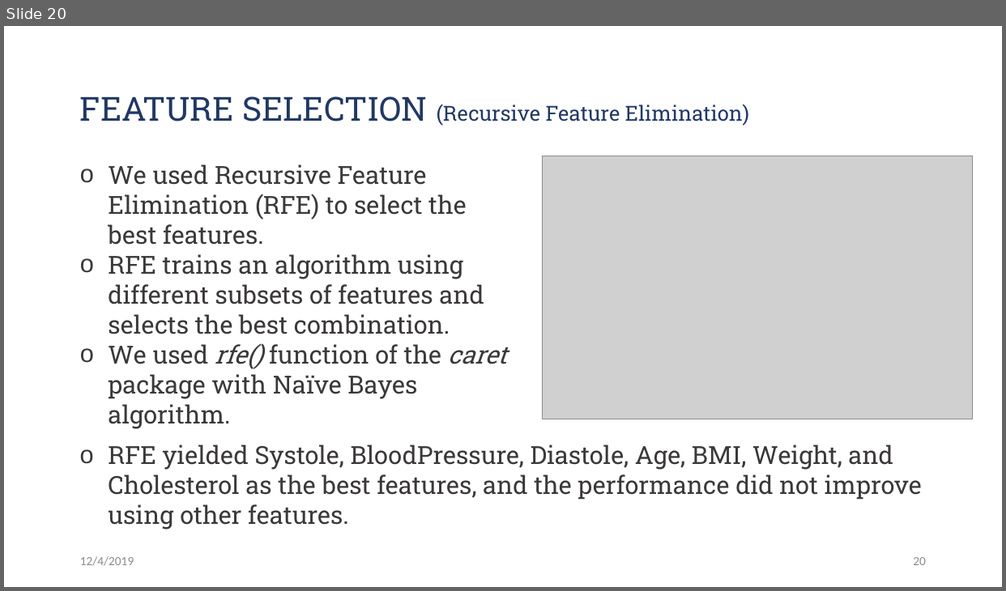
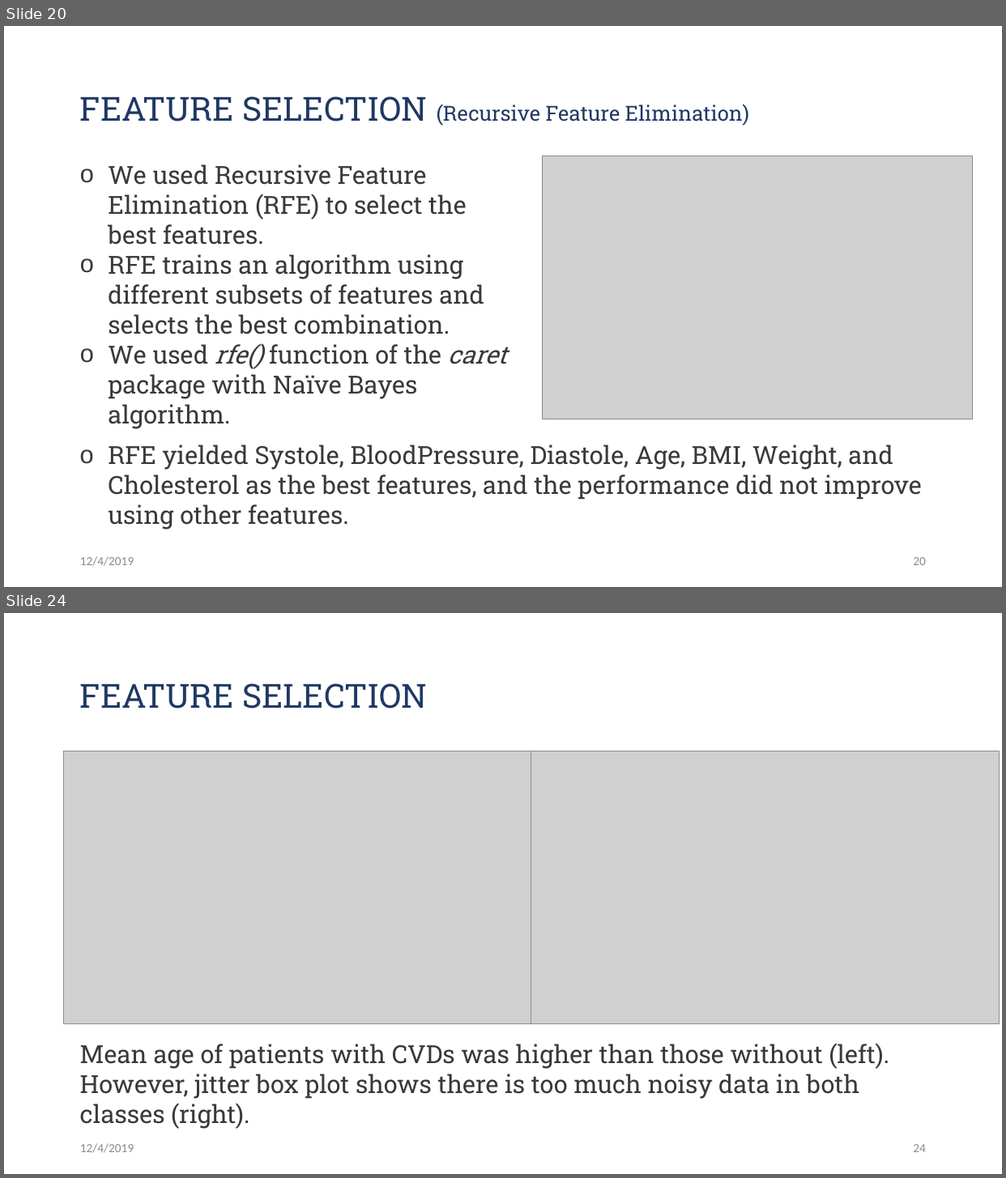
Before and after one commit to Jwen-pg/cds501-predicting-heart-disease, a slide deck: presentation.pptx. Shown one above the other, each under a label of ours: slide 20 before the commit, slides 20 and 24 after it; the slides between them are not shown. The pictures are 1006x591 and 1006x1178 pixels, drawn with LibreOffice and Linux fonts; fonts in the diff are those of the drawing; grey boxes stand for pictures. Boxes give left, top, right and bottom in pixels: in the first picture for what was removed or moved away, otherwise in the second. Text is boxed around its words. In the diff, an @@ line names an element or a change of style, - is before the commit and + after.

Commit message:
presentation adds jitter plots in feature selection

```diff
--- a/presentation.pptx
+++ b/presentation.pptx
@@ slide 24 added at (4,613,1002,1174), background #FFFFFF @@
@@ title added at (80,683,428,709), 32 pt, text #203864 @@
+FEATURE SELECTION
@@ picture added at (63,752,531,1024) @@
@@ picture added at (531,752,999,1024) @@
@@ text added at (80,1043,889,1129), 24 pt, text #3B3838 @@
+Mean age of patients with CVDs was higher than those without (left). However, jitter box plot shows there is too much noisy data in both classes (right).
@@ text added at (80,1144,134,1153), 12 pt, text #8C8C8C @@
+12/4/2019
@@ page number added at (913,1144,926,1152), 12 pt, text #8C8C8C @@
+24
```
Also in this commit, not shown: 2 slides changed, 3 other slides added, 10 other files.
